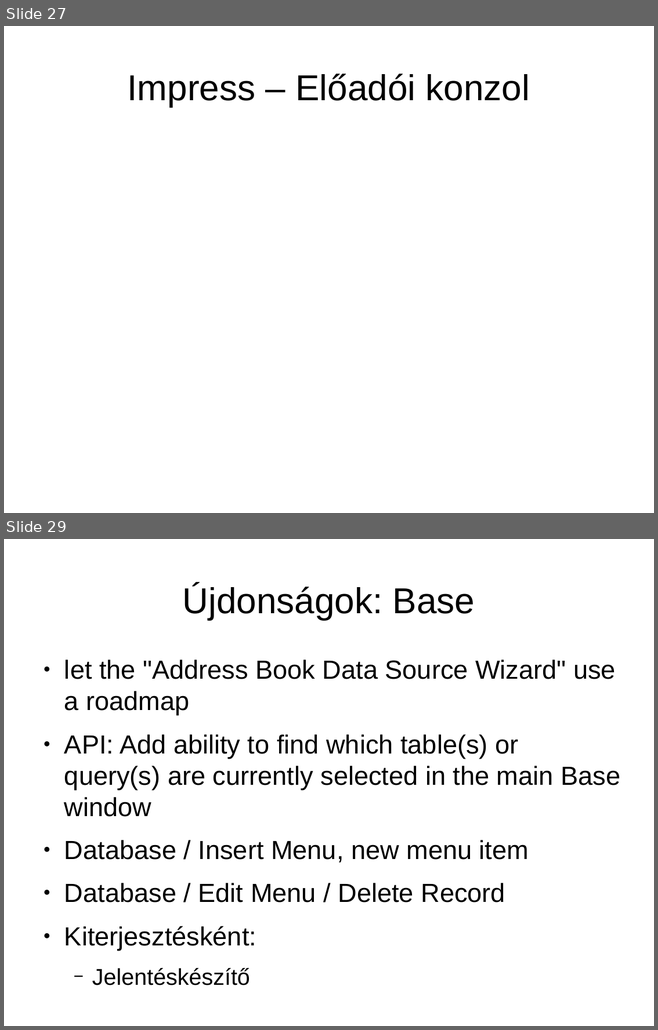
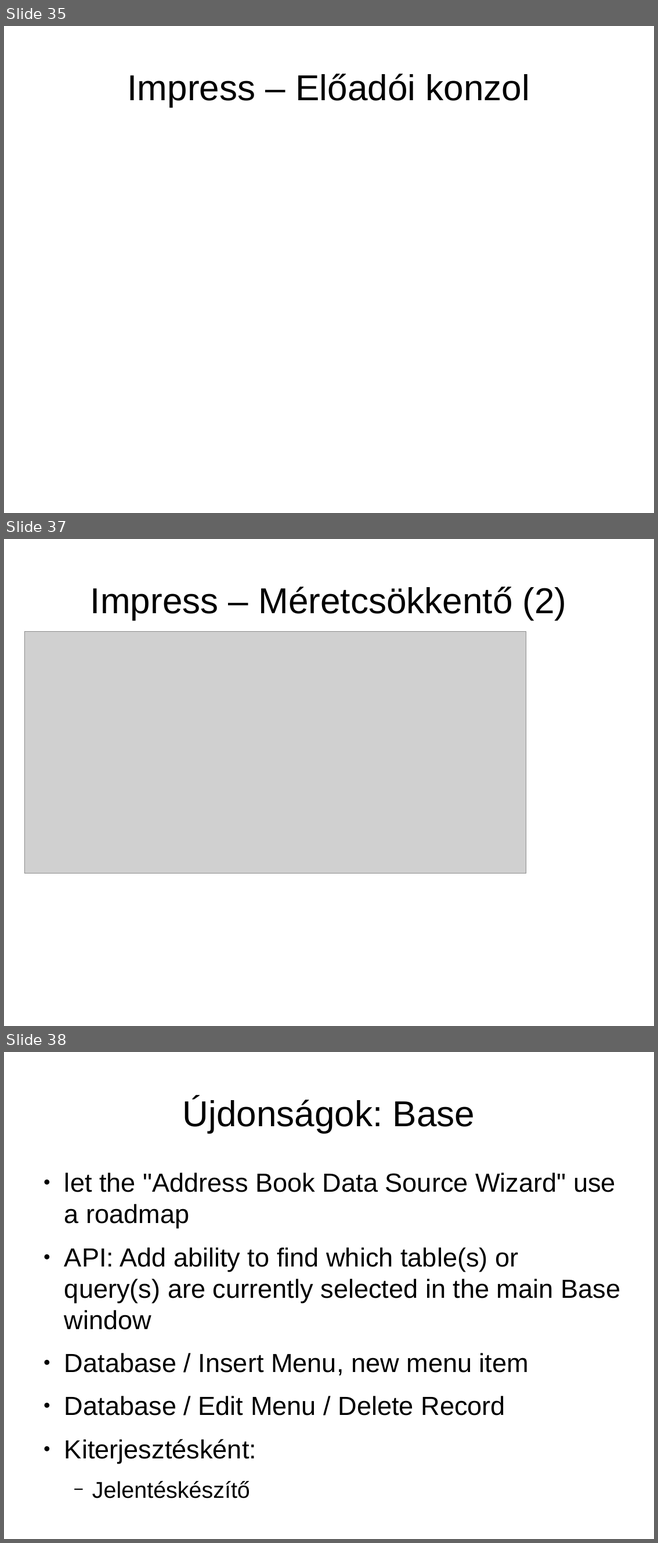
Before and after one commit to KAMI911/oxygenoffice, a slide deck: documents/marketing/hu/OpenOffice.org3_ujdonsagai.odp. Shown one above the other, each under a label of ours: slides 27 and 29 before the commit, slides 35, 37 and 38 after it; the slides between them are not shown. The pictures are 658x1030 and 658x1543 pixels, drawn with LibreOffice and Linux fonts; fonts in the diff are those of the drawing; grey boxes stand for pictures. Boxes give left, top, right and bottom in pixels: in the first picture for what was removed or moved away, otherwise in the second. Text is boxed around its words. In the diff, an @@ line names an element or a change of style, - is before the commit and + after.

```diff
--- a/documents/marketing/hu/OpenOffice.org3_ujdonsagai.odp
+++ b/documents/marketing/hu/OpenOffice.org3_ujdonsagai.odp
@@ slide 37 added at [4,539,654,1026], background #FFFFFF @@
@@ title added at [90,587,567,620], 44 pt, text #000000 @@
+Impress – Méretcsökkentő (2)
@@ picture added at [25,632,526,873] @@
@@ what was slide 27 is now slide 35 @@
@@ what was slide 29 is now slide 38 @@
```
Also in this commit, not shown: 14 slides changed, 13 other slides added, 2 slides removed.
